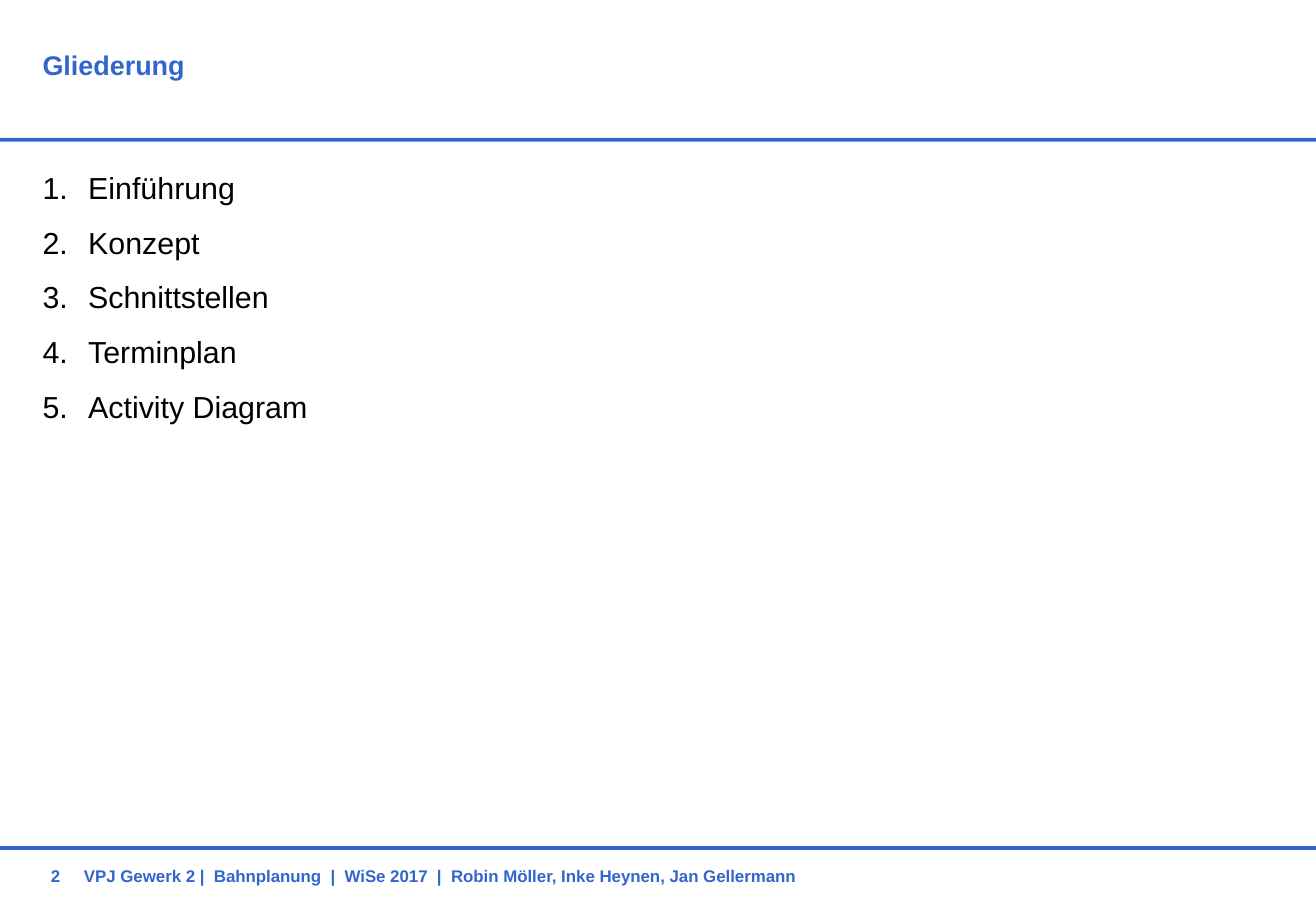
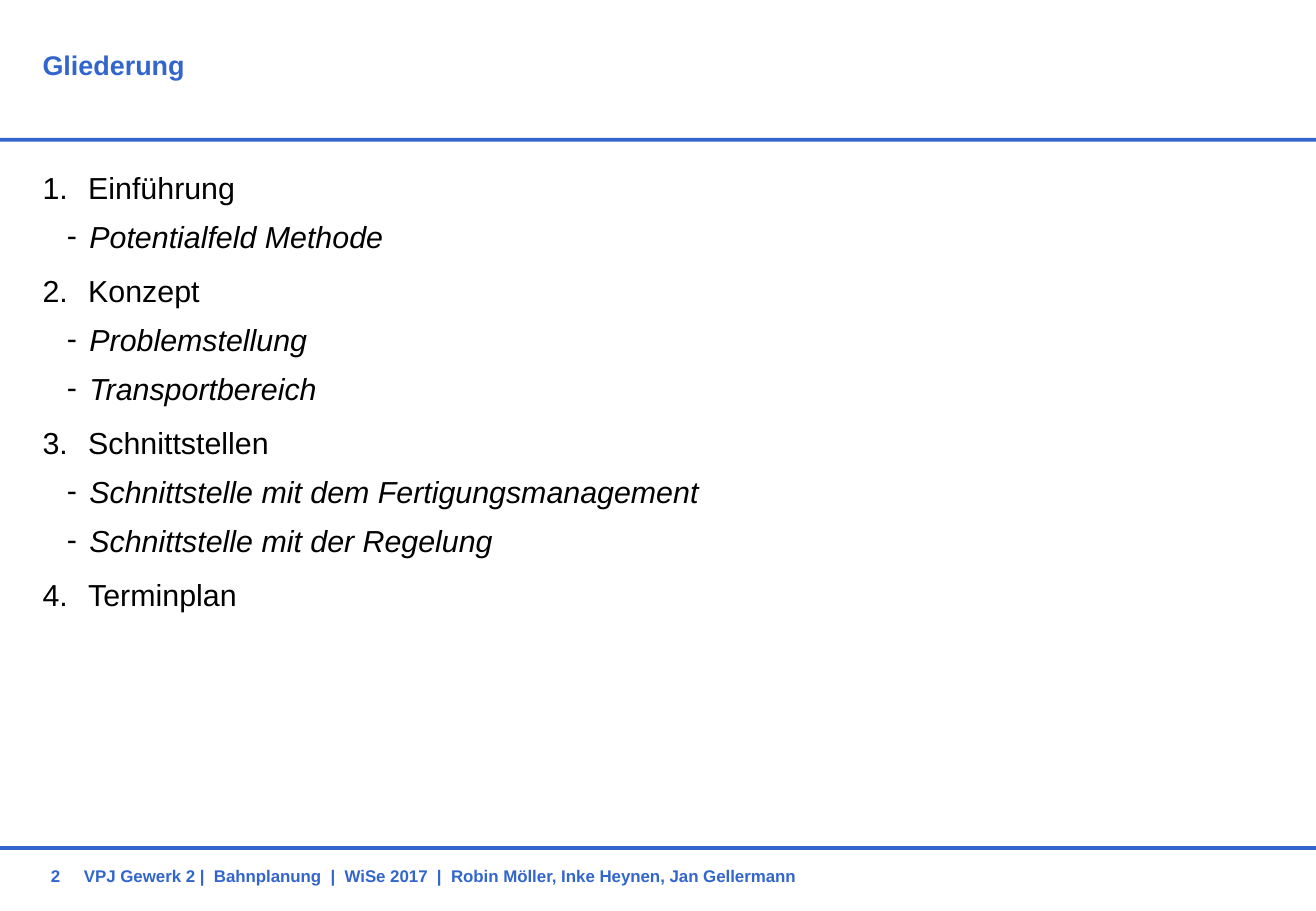
Before and after one commit to RobinMoeller/VPJ-Gewerk-2, a slide deck: slide 2 of Präsi_Konzept.pptx. Drawn at 1316x911 pixels with LibreOffice and Linux fonts; fonts in the diff are those of the drawing; background and template pictures are left out. Boxes give left, top, right and bottom in pixels: in the first picture for what was removed or moved away, otherwise in the second. Text is boxed around its words. In the diff, an @@ line names an element or a change of style, - is before the commit and + after.

```diff
--- a/Präsi_Konzept.pptx
+++ b/Präsi_Konzept.pptx
@@ text at (89, 226, 383, 249): paragraph added @@
+    – Potentialfeld Methode
@@ text at (89, 329, 316, 406): paragraphs added @@
+    – Problemstellung
+    – Transportbereich
@@ text at (88, 396, 308, 424): paragraph removed @@
-5. Activity Diagram
@@ text at (89, 481, 699, 558): paragraphs added @@
+    – Schnittstelle mit dem Fertigungsmanagement
+    – Schnittstelle mit der Regelung
```
Also in this commit, not shown: 5 other slides changed, 1 slide added.
